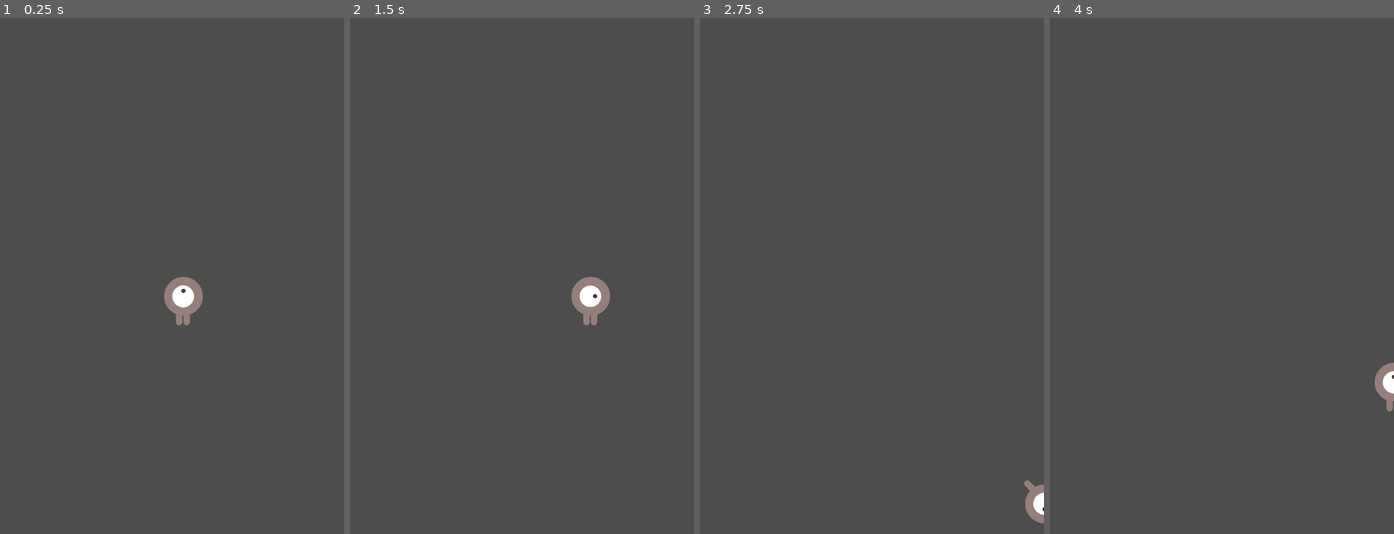
Above: before the commit, frames 1-4 (left to right).
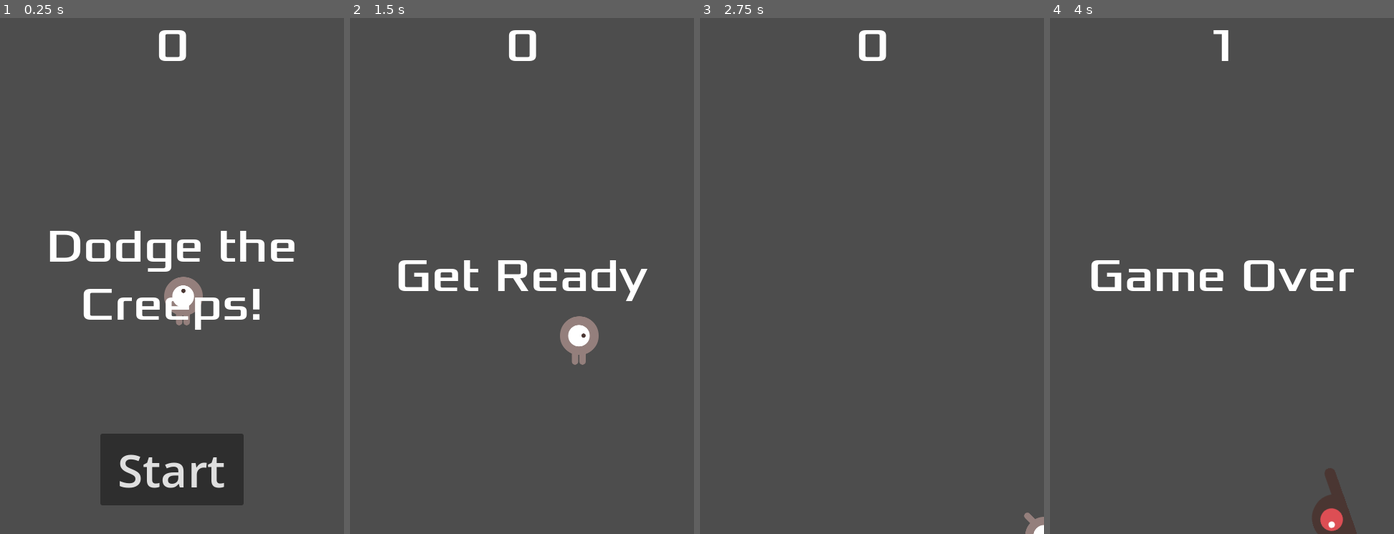
Above: after the commit, the same moments.

Repository: Rayvet24/Tutorial-Godot-2D
Game: Godot game, scene res://main.tscn
Two runs of this game, one before a commit and one after it. Both use one fixed random seed, a clock stepped at 60 frames per second and the inputs below.
Inputs (mouse positions are in pixels of both pictures, inside the frame that each line leads up to):
- Up to frame 1 (0.25 s): no input
- Up to frame 2 (1.5 s): click (522, 472) at 0.5 s, where only the run after the commit has a clickable "Start"; tap Enter at 1.25 s; hold Right (move_right) from 1.28 s (still down)
- Up to frame 3 (2.75 s): release Right (move_right) at 2.03 s; hold Down (move_down) from 2.03 s (still down)
- Up to frame 4 (4 s): release Down (move_down) at 2.78 s; hold Right (move_right) 2.78-3.53 s; hold Up (move_up) from 3.53 s (still down)

The runs differ from the first frame. In frame 1, 8.9% of the frame differs, in the area x 14-86%, y 2-95%; in frame 2, 3.3%; in frame 3, 0.8%; in frame 4, 3.1%.

Commit message:
Pantalla frontal

Diff:
--- /dev/null
+++ b/tutorial-godot-2d/HUD.gd
@@ -0,0 +1,29 @@
+extends CanvasLayer
+
+signal start_game
+
+func show_message(text):
+	$Message.text = text
+	$Message.show()
+	$MessageTimer.start()
+
+func show_game_over():
+	show_message("Game Over")
+	await $MessageTimer.timeout
+
+	$Message.text = "Dodge the Creeps!"
+	$Message.show()
+	await get_tree().create_timer(1.0).timeout
+	$StartButton.show()
+
+
+func update_score(score):
+	$ScoreLabel.text = str(score)
+
+
+func _on_start_button_pressed() -> void:
+	$StartButton.hide()
+	start_game.emit()
+
+func _on_message_timer_timeout() -> void:
+	$Message.hide()
--- /dev/null
+++ b/tutorial-godot-2d/HUD.tscn
@@ -0,0 +1,62 @@
+[gd_scene format=3 uid="uid://bydlbo5u0kpr6"]
+
+[ext_resource type="FontFile" uid="uid://shkbgdmyado1" path="res://fonts/Xolonium-Regular.ttf" id="1_37p78"]
+[ext_resource type="Script" uid="uid://heodksvaniaq" path="res://HUD.gd" id="1_64ctp"]
+
+[node name="HUD" type="CanvasLayer" unique_id=849274542]
+script = ExtResource("1_64ctp")
+
+[node name="ScoreLabel" type="Label" parent="." unique_id=556017461]
+anchors_preset = 5
+anchor_left = 0.5
+anchor_right = 0.5
+offset_left = -22.5
+offset_right = 22.5
+offset_bottom = 78.0
+grow_horizontal = 2
+theme_override_fonts/font = ExtResource("1_37p78")
+theme_override_font_sizes/font_size = 64
+text = "0"
+horizontal_alignment = 1
+vertical_alignment = 1
+
+[node name="Message" type="Label" parent="." unique_id=248058548]
+anchors_preset = 8
+anchor_left = 0.5
+anchor_top = 0.5
+anchor_right = 0.5
+anchor_bottom = 0.5
+offset_left = -240.0
+offset_top = -120.0
+offset_right = 240.0
+offset_bottom = 120.0
+grow_horizontal = 2
+grow_vertical = 2
+theme_override_fonts/font = ExtResource("1_37p78")
+theme_override_font_sizes/font_size = 64
+text = "Dodge the Creeps!"
+horizontal_alignment = 1
+vertical_alignment = 1
+autowrap_mode = 2
+
+[node name="StartButton" type="Button" parent="." unique_id=32995422]
+anchors_preset = 7
+anchor_left = 0.5
+anchor_top = 1.0
+anchor_right = 0.5
+anchor_bottom = 1.0
+offset_left = -100.0
+offset_top = -140.0
+offset_right = 100.0
+offset_bottom = -40.0
+grow_horizontal = 2
+grow_vertical = 0
+theme_override_font_sizes/font_size = 64
+text = "Start"
+
+[node name="MessageTimer" type="Timer" parent="." unique_id=36393779]
+wait_time = 2.0
+one_shot = true
+
+[connection signal="pressed" from="StartButton" to="." method="_on_start_button_pressed"]
+[connection signal="timeout" from="MessageTimer" to="." method="_on_message_timer_timeout"]
--- a/tutorial-godot-2d/main.gd
+++ b/tutorial-godot-2d/main.gd
@@ -13,11 +13,15 @@
 func game_over() -> void:
 	$ScoreTimer.stop()
 	$MobTimer.stop()
+	$HUD.show_game_over()
 
 func new_game():
 	score = 0
 	$Player.start($StartPosition.position)
 	$StartTimer.start()
+	$HUD.update_score(score)
+	$HUD.show_message("Get Ready")
+	get_tree().call_group("mobs", "queue_free")
 
 
 func _on_mob_timer_timeout() -> void:
@@ -41,6 +45,7 @@
 
 func _on_score_timer_timeout() -> void:
 	score += 1
+	$HUD.update_score(score)
 
 func _on_start_timer_timeout() -> void:
 	$MobTimer.start()
--- a/tutorial-godot-2d/main.tscn
+++ b/tutorial-godot-2d/main.tscn
@@ -3,6 +3,7 @@
 [ext_resource type="Script" uid="uid://b845dkfcn6iob" path="res://main.gd" id="1_h2yge"]
 [ext_resource type="PackedScene" uid="uid://bafax8ktdk3m6" path="res://mob.tscn" id="2_1bvp3"]
 [ext_resource type="PackedScene" uid="uid://8uk88i1p2dn4" path="res://player.tscn" id="3_lquwl"]
+[ext_resource type="PackedScene" uid="uid://bydlbo5u0kpr6" path="res://HUD.tscn" id="4_1bvp3"]
 
 [sub_resource type="Curve2D" id="Curve2D_7mycd"]
 _data = {
@@ -33,8 +34,11 @@
 
 [node name="MobSpawnLocation" type="PathFollow2D" parent="MobPath" unique_id=997855329]
 
+[node name="HUD" parent="." unique_id=849274542 instance=ExtResource("4_1bvp3")]
+
+[connection signal="hit" from="Player" to="." method="_on_player_hit"]
 [connection signal="hit" from="Player" to="." method="game_over"]
-[connection signal="hit" from="Player" to="." method="_on_player_hit"]
 [connection signal="timeout" from="MobTimer" to="." method="_on_mob_timer_timeout"]
 [connection signal="timeout" from="ScoreTimer" to="." method="_on_score_timer_timeout"]
 [connection signal="timeout" from="StartTimer" to="." method="_on_start_timer_timeout"]
+[connection signal="start_game" from="HUD" to="." method="new_game"]
--- a/tutorial-godot-2d/mob.tscn
+++ b/tutorial-godot-2d/mob.tscn
@@ -48,7 +48,7 @@
 radius = 36.0
 height = 102.0
 
-[node name="mob" type="RigidBody2D" unique_id=927897428]
+[node name="mob" type="RigidBody2D" unique_id=927897428 groups=["mobs"]]
 position = Vector2(64, 57)
 collision_mask = 0
 gravity_scale = 0.0
Not shown, added: tutorial-godot-2d/HUD.gd.uid
